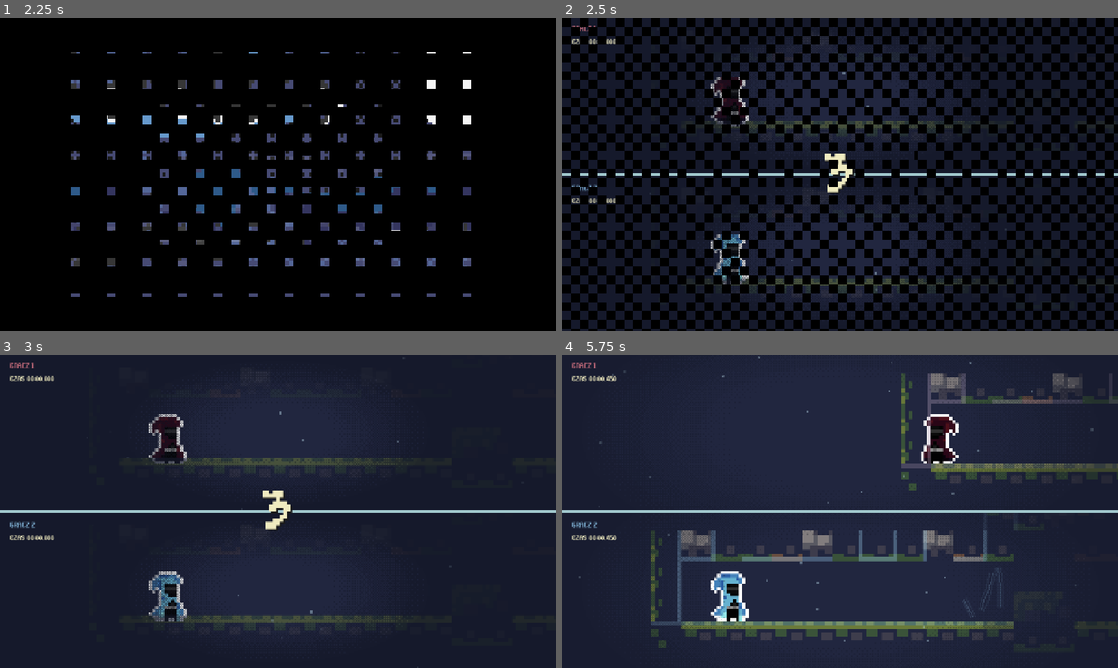
Above: before the commit, frames 1-4 (two rows, left to right).
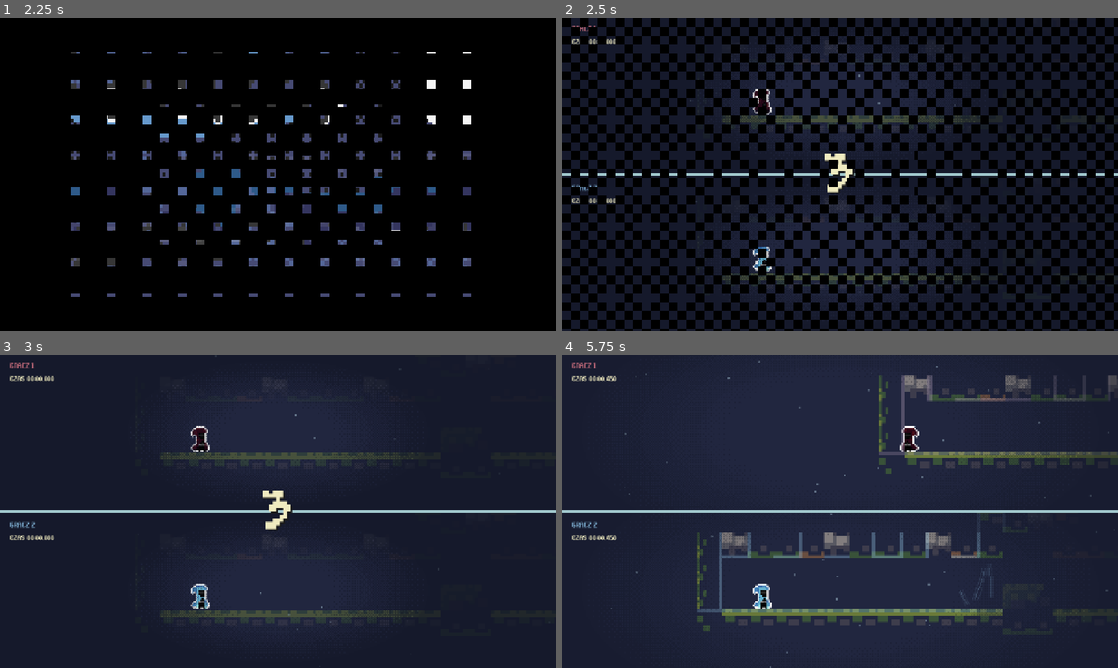
Above: after the commit, the same moments.

Repository: ketr4x/Haven
Game: Godot game, scene res://scenes/game/race.tscn
Same seed, same stepped clock (60 frames per second), same inputs: the game is played once before the commit and once after it. Sound files missing from this copy of the repository are replaced by a short silence.
Inputs (mouse positions are in pixels of both pictures, inside the frame that each line leads up to):
- Up to frame 1 (2.25 s): tap Enter (ui_accept) at 0.5, 2 s; move the mouse to (400, 158) at 0.52 s; hold D (p1_right) 0.53-1.25 s; hold N (new_seed) 0.53-1.25 s; click (400, 158) at 0.67 s; tap W (p1_jump) at 0.77 s; drag from (166, 190) to (250, 237) at 1.27 s; move the mouse to (333, 105) at 2.02 s; hold D (p1_right) from 2.03 s (still down); tap S (p1_slide) at 2.1 s
- Up to frame 2 (2.5 s): keep holding D (p1_right)
- Up to frame 3 (3 s): release D (p1_right) at 2.75 s; drag from (250, 574) to (111, 464) at 2.77 s
- Up to frame 4 (5.75 s): move the mouse to (1006, 558) at 3.52 s; hold A (p1_left) 3.53-4.25 s; tap Right (p2_right) at 3.6 s; tap W (p1_jump) at 3.77 s; drag from (673, 464) to (756, 433) at 4.27 s; move the mouse to (867, 511) at 5.02 s; hold A (p1_left) from 5.03 s (still down); tap Down (p2_slide) at 5.1 s; click (867, 511) at 5.17 s

Frame 1 is identical in both runs. In frame 2, 2.0% of the frame differs, in the area x 23-80%, y 2-88%; in frame 3, 3.3%; in frame 4, 14%, in the area x 3-100%, y 0-100%.

Commit message:
fix: tune player sprite scale to 3x (48x48) and camera zoom to 1.22x

Diff:
--- a/scenes/player/player.tscn
+++ b/scenes/player/player.tscn
@@ -4,7 +4,7 @@
 [ext_resource type="Shader" path="res://assets/shaders/player_outline.gdshader" id="2_outline_shader"]
 
 [sub_resource type="RectangleShape2D" id="RectangleShape2D_player"]
-size = Vector2(36, 68)
+size = Vector2(26, 44)
 
 [sub_resource type="ShaderMaterial" id="ShaderMaterial_outline"]
 shader = ExtResource("2_outline_shader")
@@ -22,8 +22,8 @@
 [node name="PlayerSprite" type="AnimatedSprite2D" parent="."]
 material = SubResource("ShaderMaterial_outline")
 texture_filter = 1
-position = Vector2(0, -6)
-scale = Vector2(5, 5)
+position = Vector2(0, -2)
+scale = Vector2(3, 3)
 
 [node name="FacingMarker" type="Polygon2D" parent="."]
 visible = false
@@ -32,7 +32,7 @@
 
 [node name="LandingDust" type="CPUParticles2D" parent="."]
 z_index = -1
-position = Vector2(0, 34)
+position = Vector2(0, 22)
 emitting = false
 amount = 6
 lifetime = 0.28
@@ -70,8 +70,8 @@
 color = Color(0.509804, 0.709804, 0.85098, 0.7)
 
 [node name="Camera2D" type="Camera2D" parent="."]
-offset = Vector2(180, -16)
+offset = Vector2(150, -14)
 enabled = false
-zoom = Vector2(1.45, 1.45)
+zoom = Vector2(1.22, 1.22)
 position_smoothing_enabled = true
 position_smoothing_speed = 8.0
--- a/scripts/player/player.gd
+++ b/scripts/player/player.gd
@@ -37,8 +37,8 @@
 @export var slide_cooldown: float = 0.28
 @export var slide_speed_multiplier: float = 1.32
 @export var slide_deceleration: float = 420.0
-@export var standing_hitbox_size: Vector2 = Vector2(36.0, 68.0)
-@export var sliding_hitbox_size: Vector2 = Vector2(36.0, 38.0)
+@export var standing_hitbox_size: Vector2 = Vector2(26.0, 44.0)
+@export var sliding_hitbox_size: Vector2 = Vector2(26.0, 24.0)
 
 @export_category("Scream / Ping")
 @export var shout_cooldown: float = 1.2
@@ -72,9 +72,9 @@
 @export var camera_enabled: bool = false
 @export var is_remote: bool = false
 @export_range(1, 2, 1) var visual_slot: int = 1
-@export var camera_zoom: Vector2 = Vector2(1.45, 1.45)
-@export var camera_lookahead_x: float = 180.0
-@export var camera_vertical_offset: float = -16.0
+@export var camera_zoom: Vector2 = Vector2(1.22, 1.22)
+@export var camera_lookahead_x: float = 150.0
+@export var camera_vertical_offset: float = -14.0
 @export var camera_lookahead_lerp_speed: float = 7.0
 @export var outline_color: Color = Color.WHITE
 
--- a/tests/movement_wall_jump_check.gd
+++ b/tests/movement_wall_jump_check.gd
@@ -13,7 +13,7 @@
 	var player := lab.get_node("PlayerOne") as RezonansPlayer
 	var player_sprite := player.get_node("PlayerSprite") as AnimatedSprite2D
 	assert(player_sprite != null)
-	assert(player_sprite.scale.is_equal_approx(Vector2(5.0, 5.0)))
+	assert(player_sprite.scale.is_equal_approx(Vector2(3.0, 3.0)))
 	var outline_mat := player_sprite.material as ShaderMaterial
 	assert(outline_mat != null)
 	assert((outline_mat.get_shader_parameter(&"outline_color") as Color).is_equal_approx(Color.WHITE))
@@ -23,7 +23,7 @@
 
 	var camera := player.get_node("Camera2D") as Camera2D
 	assert(camera != null)
-	assert(camera.zoom.x > 1.2)
+	assert(camera.zoom.x > 1.15 and camera.zoom.x < 1.35)
 	assert(camera.offset.x > 100.0)
 
 	assert(player_sprite.sprite_frames.get_frame_count(&"idle") == 9)
@@ -39,7 +39,7 @@
 
 	# Test ground slide mechanic and animation
 	player.slide_started.connect(_on_slide_started)
-	for frame in 8:
+	for frame in 20:
 		await physics_frame
 		if player.is_on_floor():
 			break
Not shown, changed: AGENTS.md
Not shown, changed: docs/player_animations.md
